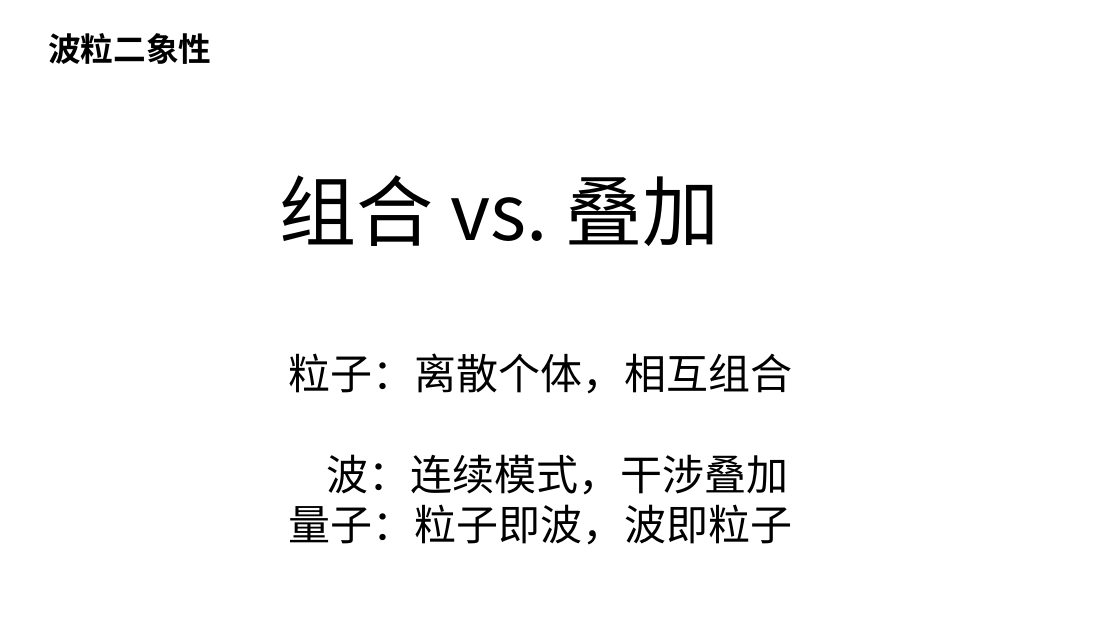
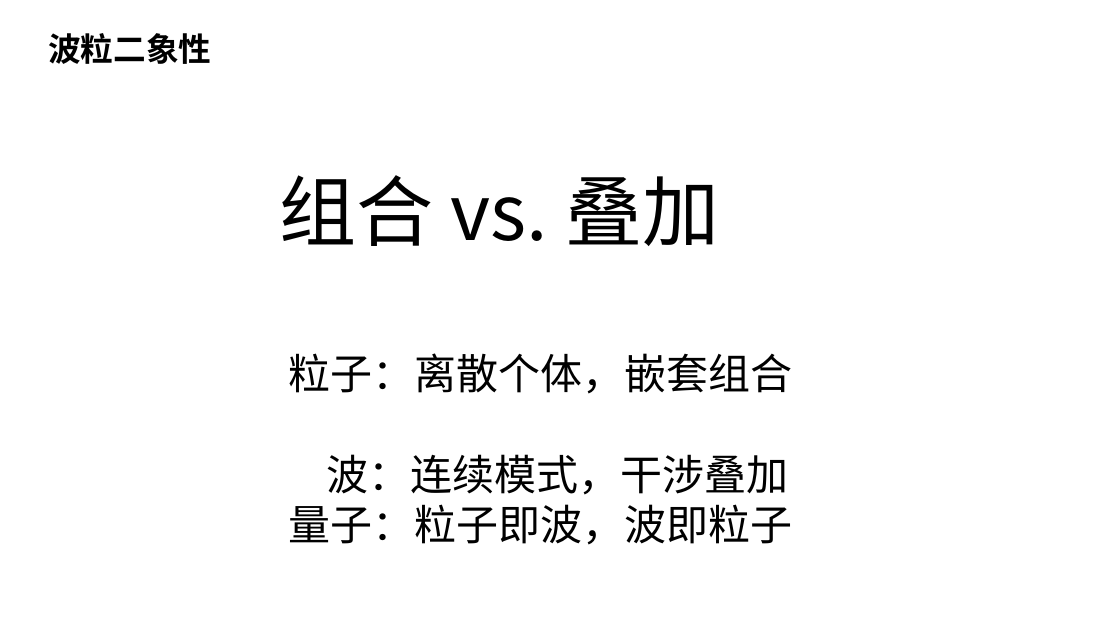
Before and after one commit to nop-platform/nop-entropy-docs, a slide deck: slide 2 of src/ppt/theory-of-reversible-computation.pptx. Drawn at 1120x630 pixels with LibreOffice and Linux fonts; fonts in the diff are those of the drawing. Boxes give left, top, right and bottom in pixels: in the first picture for what was removed or moved away, otherwise in the second. Text is boxed around its words. In the diff, an @@ line names an element or a change of style, - is before the commit and + after.

```diff
--- a/src/ppt/theory-of-reversible-computation.pptx
+++ b/src/ppt/theory-of-reversible-computation.pptx
@@ text at <box>289,353,793,394</box>: text changed @@
-粒子：离散个体，相互组合
+粒子：离散个体，嵌套组合
```
Also in this commit, not shown: 15 other slides changed.
